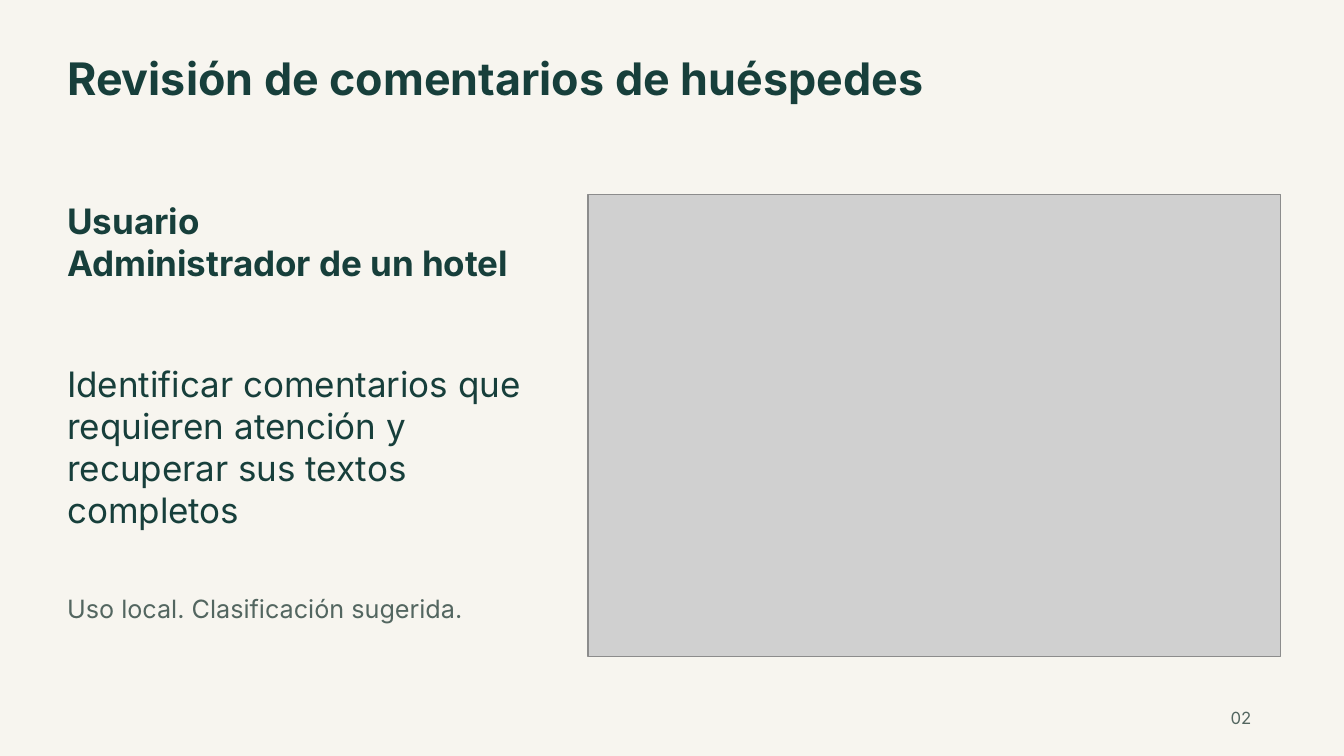
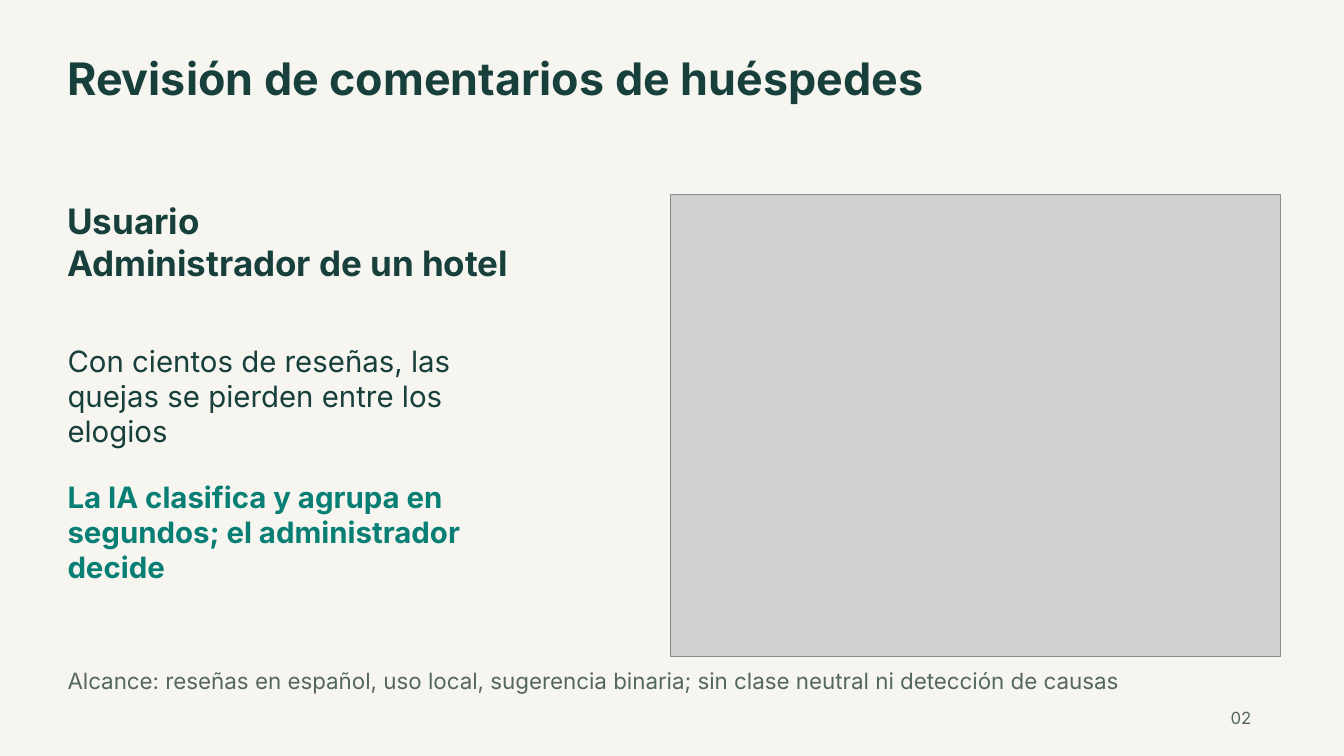
Before and after one commit to bvelastegui/hotel-reviews-ml, a slide deck: slide 2 of entregables/presentacion.pptx. Drawn at 1344x756 pixels with LibreOffice and Linux fonts; fonts in the diff are those of the drawing; grey boxes stand for pictures. Boxes give left, top, right and bottom in pixels: in the first picture for what was removed or moved away, otherwise in the second. Text is boxed around its words. In the diff, an @@ line names an element or a change of style, - is before the commit and + after.

Commit message:
docs(entregables): actualizar informe, presentación y póster

```diff
--- a/entregables/presentacion.pptx
+++ b/entregables/presentacion.pptx
@@ picture: place and size @@
-picture at <box>588,195,1281,656</box>
+picture at <box>670,195,1281,656</box>
@@ text added at <box>68,350,450,449</box>, 21 pt, text #173F3B @@
+Con cientos de reseñas, las quejas se pierden entre los elogios
@@ text removed at <box>67,370,520,530</box> @@
-Identificar comentarios que requieren atención y recuperar sus textos completos
@@ text added at <box>68,485,460,579</box>, 21 pt, text #087F75, bold @@
+La IA clasifica y agrupa en segundos; el administrador decide
@@ text removed at <box>67,599,462,623</box> @@
-Uso local. Clasificación sugerida.
@@ text added at <box>68,672,1119,694</box>, 16 pt, text #536660 @@
+Alcance: reseñas en español, uso local, sugerencia binaria; sin clase neutral ni detección de causas
```
Also in this commit, not shown: 10 other slides changed, 4 slides added, 1 slide removed, 3 other files.
